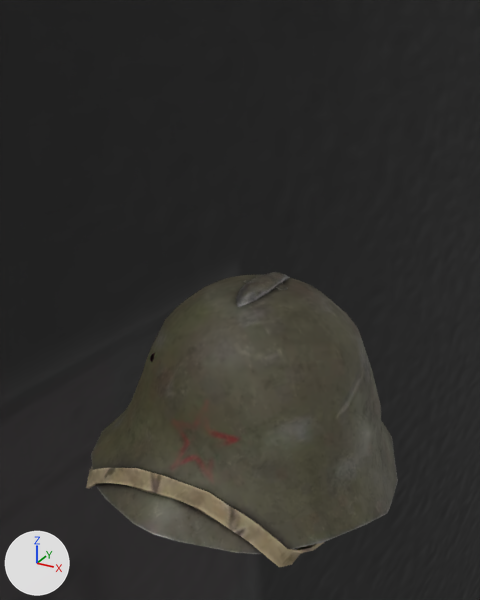
An edit to the glTF model apps/web/public/models/gear.glb, drawn before and after from the same camera.
Camera for both pictures: a 50 mm lens placed at (158.0, -299.0, 251.0), pointed at (-5.0, -3.0, 103.0). Arrows for +X, +Y and +Z are at lower left; the lights stay in place. The first picture is the older version. Where no turn or scale is listed for an object, it has been applied to the vertices. Vertices at exactly the same position are counted once.

Objects in the first picture: 'Circle__0', 'Plane_Material.001_0'.
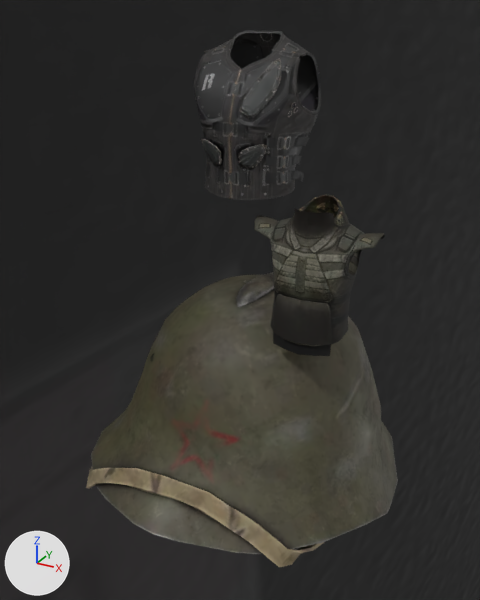
Diff of the bpy script that builds the scene:
```diff
--- a/apps/web/public/models/gear.glb.py
+++ b/apps/web/public/models/gear.glb.py
@@ img_image_33 @@
-img_image_33 = load_image('Image_33', '_unpacked/Image_33', 512, 512, 'Non-Color')
+img_image_33 = load_image('Image_33', '_unpacked/Image_33', 512, 512, 'sRGB')
@@ mat_material_0 @@
+mat_material_0 = principled_material('material_0')
+mat_material_0.texture = img_image_43
+mat_material_0.roughness = 0.85
@@ mat_default @@
+mat_default = bpy.data.materials.new('default')
+# uses the picture img_image_33
+# uses the picture img_image_34
+# uses the picture img_image_35
@@ me_object_0_007 @@
 # used by ob_object_2_002; parent = ob_a5fedf6b7ef9420ba6344c18fce8083c_obj_cleaner_materialmerger_gles; location = (7.348, -7.742, -0.46); scale = (22.8, 22.8, 22.8)
-me_object_0_007.from_pydata(...)  # 498 vertices, 972 faces; spans x -1.0..1.0, y -0.91..0.91, z -0.41..0.41
-me_object_0_007.materials.append(mat_initialshadinggroup)  # white #ffffff
+me_object_0_007.from_pydata(...)  # 248 vertices, 434 faces; spans x -0.62..0.62, y -1.0..1.0, z -0.53..0.53
+# me_object_0_007 part 1: 118 vertices removed from x -0.89..0.24, y -0.18..0.91, z -0.4..0.41; 248 vertices added at x -0.62..0.62, y -1.0..1.0, z -0.53..0.53
+# other edits to the shape of me_object_0_007 do not show in these pictures
+me_object_0_007.materials.append(mat_material_0)  # picture img_image_43
@@ me_cap_001 @@
+me_cap_001.from_pydata(...)  # 40 vertices, 76 faces; spans x -8.4..8.4, y -9.3..9.3, z -4.5..4.5
+me_cap_001.materials.append(mat_material_0)  # picture img_image_43
@@ me_cap @@
+me_cap.from_pydata(...)  # 40 vertices, 76 faces; spans x -8.4..8.4, y -9.3..9.3, z -4.7..4.7
+me_cap.materials.append(mat_material_0)  # picture img_image_43
@@ me_defaultmaterial_010 @@
+me_defaultmaterial_010.from_pydata(...)  # 589 vertices, 1043 faces; spans x -29.7..29.7, y -23.6..23.6, z -37.9..37.9
+me_defaultmaterial_010.materials.append(mat_default)
@@ me_defaultmaterial_009 @@
+me_defaultmaterial_009.from_pydata(...)  # 232 vertices, 484 faces; spans x -8.5..8.5, y -6.5..6.5, z -12.8..12.8
+me_defaultmaterial_009.materials.append(mat_default)
@@ ob_object_2_002 @@
 ob_object_2_002.parent = ob_a5fedf6b7ef9420ba6344c18fce8083c_obj_cleaner_materialmerger_gles
-ob_object_2_002.location = (7.348, -7.742, -0.46)
-ob_object_2_002.scale = (22.8, 22.8, 22.8)
+ob_object_2_002.location = (43.16, -131.4, -14.6)
+ob_object_2_002.scale = (36.3, 36.3, 36.3)
@@ ob_cap_001 @@
+ob_cap_001 = bpy.data.objects.new('cap.001', me_cap_001)
+ob_cap_001.location = (67.0, -12.7, 151.7)
@@ ob_cap @@
+ob_cap = bpy.data.objects.new('cap', me_cap)
+ob_cap.location = (19.5, -14.1, 151.6)
@@ ob_defaultmaterial_010 @@
+ob_defaultmaterial_010 = bpy.data.objects.new('defaultMaterial.010', me_defaultmaterial_010)
+ob_defaultmaterial_010.location = (0.0, 0.9, 202.7)
@@ ob_defaultmaterial_009 @@
+ob_defaultmaterial_009 = bpy.data.objects.new('defaultMaterial.009', me_defaultmaterial_009)
+ob_defaultmaterial_009.location = (13.1, -16.2, 216.8)
```

Location of each change, (x1, y1, x2, y2) in pixels of the pictures (480 x 600 px):
'defaultMaterial.010', added: after (194, 30, 321, 200)
'Object_2.002', reshaped, moved, rescaled (not visible before): after (270, 195, 365, 356)
'defaultMaterial.009', added: after (239, 59, 281, 118)
'defaultMaterial.007', now drawn: after (238, 144, 267, 169)
'cap', added: after (254, 215, 279, 240)
'cap.001', added: after (353, 233, 385, 252)
'defaultMaterial.008', now drawn: after (201, 139, 222, 165)
'defaultMaterial.003', now drawn: after (294, 137, 309, 147)
'defaultMaterial.001', now drawn: after (291, 170, 304, 182)
'defaultMaterial.002', now drawn: after (292, 155, 302, 165)
